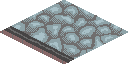
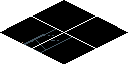
Layer changes from the first 128 × 64 image to the second:
removed layer "Floated Layer copy" over [0, 0, 128, 64]
added layer "Layer #2" above "Layer #1" over [24, 29, 72, 53]
added layer "Layer #1" above "Layer" over [22, 16, 97, 49]
added layer "Layer" above "t_rock.png" over [0, 0, 128, 64]
added layer "t_rock.png" over [0, 0, 128, 64]
